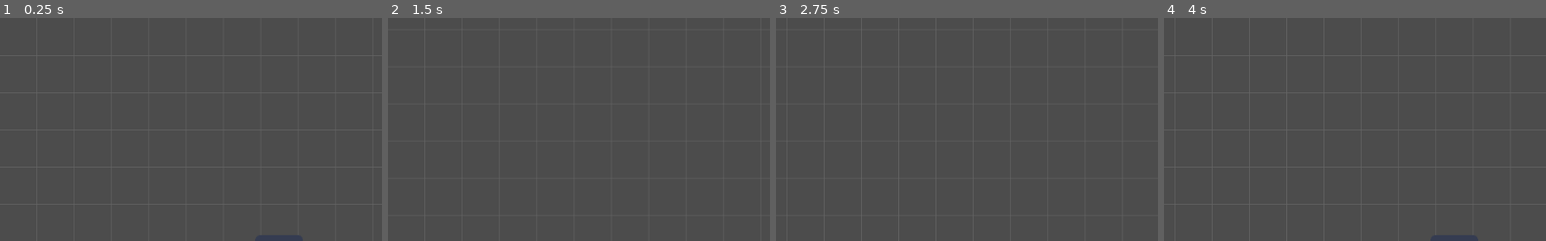
Above: before the commit, frames 1-4 (left to right).
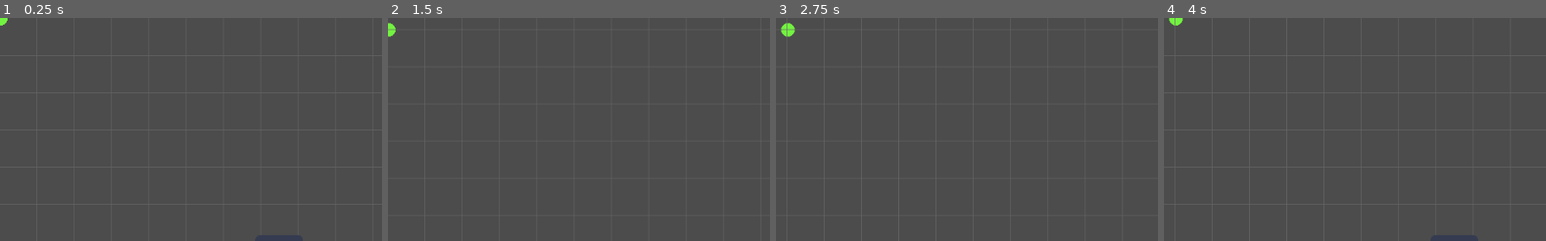
Above: after the commit, the same moments.

Repository: luluu9/Space-Race
Game: Godot game, scene res://Map creator/map_creator.tscn
The game is run twice, just before and just after one commit, with the same random seed, the same clock (stepped at 60 frames per second) and the same inputs. This scene is started directly instead of the project's main scene. The engine's default icon, where the game draws it, is replaced by a stand-in: a white triangle on a blue panel in a dark square.
Inputs (mouse positions are % of the whole screen's width and height, from its top left):
- Up to frame 1 (0.25 s): no input
- Up to frame 2 (1.5 s): tap Enter at 0.5 s; move the mouse to (45, 70) at 0.52 s; hold Ctrl 0.53-1.28 s; hold W from 0.53 s (still down); click (45, 70) at 0.67 s; tap Space at 1.25 s; move the mouse to (80, 65) at 1.27 s; tap Shift at 1.35 s
- Up to frame 3 (2.75 s): tap Enter at 2 s; move the mouse to (20, 35) at 2.02 s; release W at 2.03 s; hold A (LEFT) from 2.03 s (still down); hold Ctrl from 2.03 s (still down)
- Up to frame 4 (4 s): tap Space at 2.75 s; move the mouse to (55, 50) at 2.77 s; release Ctrl at 2.78 s; tap Shift at 2.85 s; click (55, 50) at 2.92 s; tap Enter at 3.5 s; move the mouse to (35, 25) at 3.52 s; release A (LEFT) at 3.53 s; hold S from 3.53 s (still down); hold Ctrl from 3.53 s (still down)
The pictures show only the part of the screen within x 0-50%, y 0-50%; the shares and areas given below are measured in that part.

The runs differ from the first frame. In frame 1, less than 0.1% of the frame differs, in the area x 0-2%, y 0-4%; in frame 2, 0.1%; in frame 3, 0.2%, in the area x 1-5%, y 2-9%; in frame 4, 0.1%.

Commit message:
Add better collision shapes for map

Diff:
--- a/Map creator/bezier.gd
+++ b/Map creator/bezier.gd
@@ -1,3 +1,4 @@
+tool # must have for preview in editor
 extends Node2D
 
 func get_points():
--- a/Map creator/map.gd
+++ b/Map creator/map.gd
@@ -1,12 +1,16 @@
+tool # must have for preview in editor
 extends StaticBody2D
 
-var STEPS = 100
+var STEPS = 25
 var WIDTH = 5
 
 onready var startpoint = get_node("startpoint")
 
 func _ready():
-	create_collision_shapes()
+	update()
+	if not Engine.editor_hint:
+		create_collision_shapes()
+
 
 func get_startpoint():
 	return startpoint.position
@@ -57,26 +61,20 @@
 			draw_line(bezier_points[p], bezier_points[p+1], Color( 1, 1, 0 ), WIDTH )
 
 
-func create_collision_shape(points):
-	var pol_width = WIDTH/2
-	for i in range(1, points.size()):
-		var poly = CollisionPolygon2D.new()
-		var poly_points = PoolVector2Array()
-		var angle = points[i-1].angle_to_point(points[i])
+func create_collision_shape(points): # https://godotengine.org/qa/23638/why-arent-there-bezier-curves-for-collision-shape-creation
+	var col = CollisionShape2D.new()
+	var shape = ConcavePolygonShape2D.new()
+	var poly_points = PoolVector2Array()
 
-		var new_point = points[i-1] + Vector2(pol_width, pol_width).rotated(angle)
+	for i in range(0, len(points)-1):
+		var new_point = points[i]
+		poly_points.append(new_point)
+		new_point = points[i+1]
 		poly_points.append(new_point)
 
-		new_point = points[i] + Vector2(pol_width, pol_width).rotated(angle)
-		poly_points.append(new_point)
-
-		new_point = points[i] - Vector2(pol_width, pol_width).rotated(angle)
-		poly_points.append(new_point)
-
-		new_point = points[i-1] - Vector2(pol_width, pol_width).rotated(angle)
-		poly_points.append(new_point)
-		poly.set_polygon(poly_points)
-		add_child(poly)
+	shape.set_segments(poly_points)
+	col.set_shape(shape)
+	add_child(col)
 
 func _draw():
 	var beziers = self.get_beziers()
--- a/Map creator/map_creator.gd
+++ b/Map creator/map_creator.gd
@@ -11,9 +11,6 @@
 var current_map = null
 var current_bezier = null
 var current_startpoint = null
-
-var STEPS = 100
-var WIDTH = 5
 
 var SELECTION_DISTANCE = 9
 
@@ -78,6 +75,7 @@
 		update()
 	current_map = StaticBody2D.new()
 	current_map.set_script(MAP_SCRIPT)
+	create_startpoint()
 
 	add_child(current_map)
 
